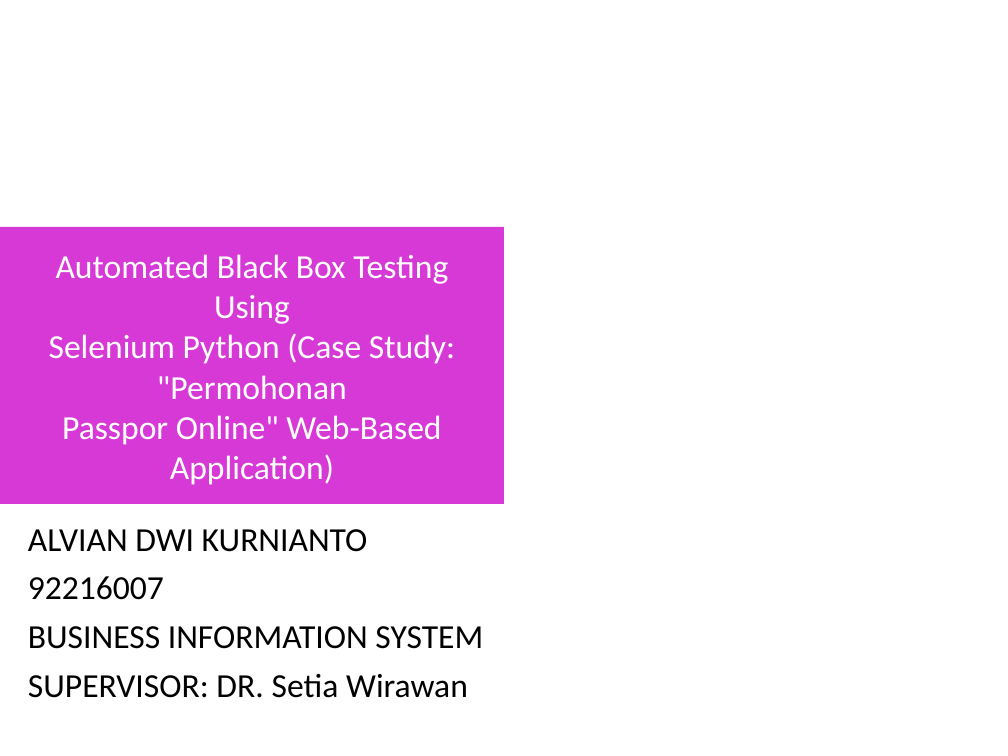
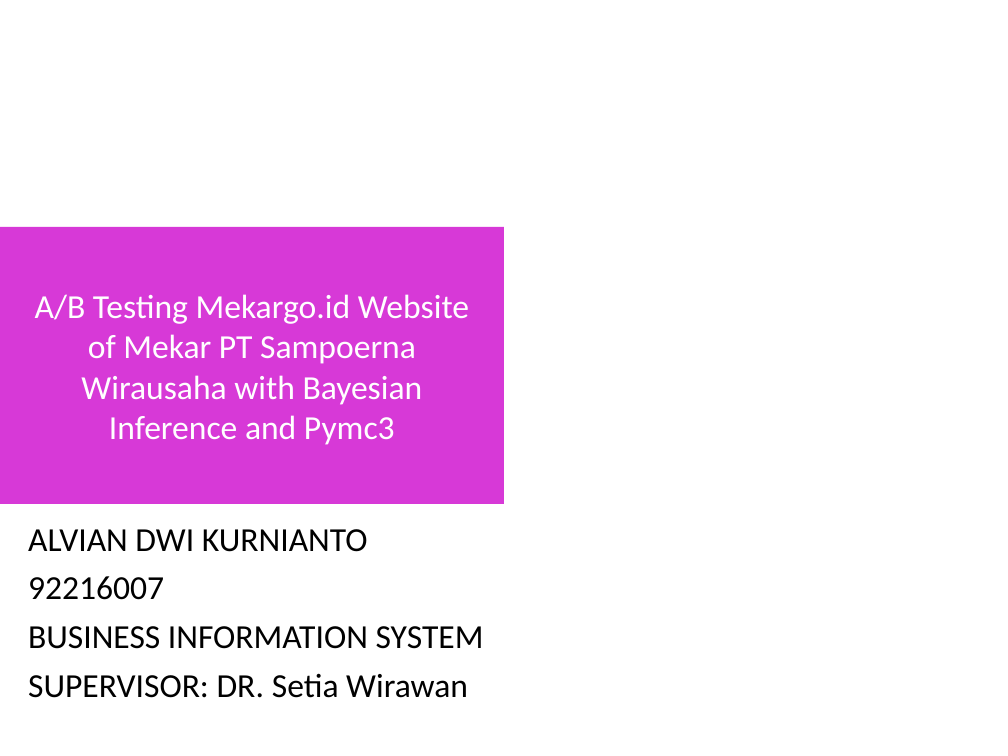
Before and after one commit to alviandk/thesis, a slide deck: slide 1 of lyx_Alvian/Presentasi Sidang Tesis Alvian.ppt. Drawn at 1008x756 pixels with LibreOffice and Linux fonts; fonts in the diff are those of the drawing; background and template pictures are left out. Boxes give left, top, right and bottom in pixels: in the first picture for what was removed or moved away, otherwise in the second. Text is boxed around its words. In the diff, an @@ line names an element or a change of style, - is before the commit and + after.

```diff
--- a/lyx_Alvian/Presentasi Sidang Tesis Alvian.ppt
+++ b/lyx_Alvian/Presentasi Sidang Tesis Alvian.ppt
@@ text at box(35, 294, 469, 445): text changed @@
-Automated Black Box Testing Using
-Selenium Python (Case Study: "Permohonan
-Passpor Online" Web-Based Application)
+A/B Testing Mekargo.id Website of Mekar PT Sampoerna
+Wirausaha with Bayesian Inference and Pymc3
```
Also in this commit, not shown: 6 other slides changed, 1 other file.
